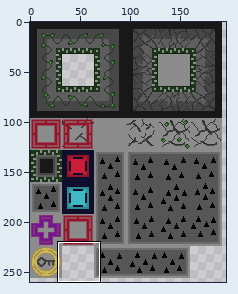
Sprite sheet -- assets/tileset.png. Above, an overview of the earlier version with the close-up marked.
Close-up. Old version:
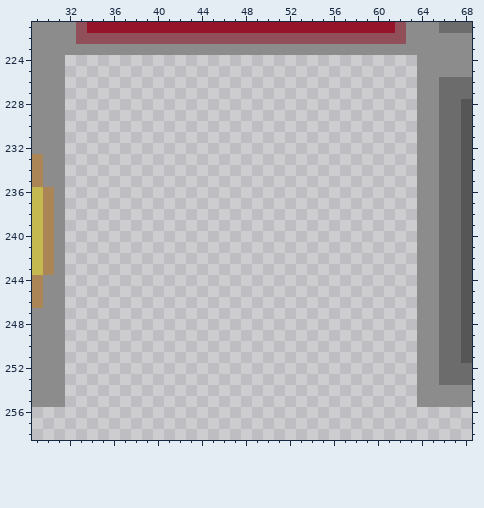
The file is 320x320 pixels. Colours within 5 levels of each other are drawn and written as one. Shown: x 29..68, y 221..258. The wide view leaves out empty margins.
And afterwards:
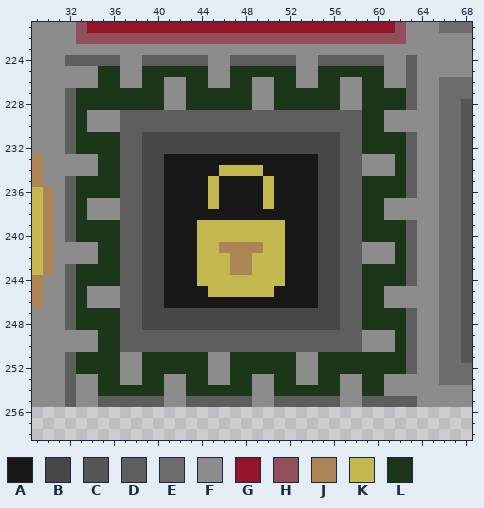
Palette (. is transparent): A #181818  B #484747  C #565656  D #5e5e5e  E #6c6c6c  F #8c8c8c  G #96142a  H #914f5a  J #ab8555  K #c4b850  L #1c3619
What changed:
@@ x 29..68 @@
 223 FFFFFFFFFFFFFFFFFFFFFFFFFFFFFFFFFFFFFFFF
-224 FFF................................FFFFF
-225 FFF................................FFFFF
-226 FFF................................FFEEE
-227 FFF................................FFEEE
-228 FFF................................FFEEC
-229 FFF................................FFEEC
-230 FFF................................FFEEC
-231 FFF................................FFEEC
-232 FFF................................FFEEC
-233 JFF................................FFEEC
-234 JFF................................FFEEC
-235 JFF................................FFEEC
-236 KJF................................FFEEC
-237 KJF................................FFEEC
-238 KJF................................FFEEC
-239 KJF................................FFEEC
-240 KJF................................FFEEC
-241 KJF................................FFEEC
-242 KJF................................FFEEC
-243 KJF................................FFEEC
-244 JFF................................FFEEC
-245 JFF................................FFEEC
-246 JFF................................FFEEC
-247 FFF................................FFEEC
-248 FFF................................FFEEC
-249 FFF................................FFEEC
-250 FFF................................FFEEC
-251 FFF................................FFEEC
-252 FFF................................FFEEE
-253 FFF................................FFEEE
-254 FFF................................FFFFF
-255 FFF................................FFFFF
+224 FFFDDDDDFFDDDDDDFFDDDDDDFFDDDDDDFFDFFFFF
+225 FFFFFFLLFFLLLLLLFFLLLLLLFFLLLLLLFFDFFFFF
+226 FFFFFFLLFFLLFFLLFFLLFFLLFFLLFFLLFFDFFEEE
+227 FFFDLLLLLLLLFFLLLLLLFFLLLLLLFFLLLLDFFEEE
+228 FFFDLLLLLLLLFFLLLLLLFFLLLLLLFFLLLLDFFEEC
+229 FFFDLFFFDDDDDDDDDDDDDDDDDDDDDDLLFFFFFEEC
+230 FFFDLFFFDDDDDDDDDDDDDDDDDDDDDDLLFFFFFEEC
+231 FFFDLLLLDDBBBBBBBBBBBBBBBBBBDDLLLLDFFEEC
+232 FFFDLLLLDDBBBBBBBBBBBBBBBBBBDDLLLLDFFEEC
+233 JFFFFFLLDDBBAAAAAAAAAAAAAABBDDFFFLDFFEEC
+234 JFFFFFLLDDBBAAAAAKKKKAAAAABBDDFFFLDFFEEC
+235 JFFDLLLLDDBBAAAAKAAAAKAAAABBDDLLLLDFFEEC
+236 KJFDLLLLDDBBAAAAKAAAAKAAAABBDDLLLLDFFEEC
+237 KJFDLFFFDDBBAAAAKAAAAKAAAABBDDLLFFFFFEEC
+238 KJFDLFFFDDBBAAAAAAAAAAAAAABBDDLLFFFFFEEC
+239 KJFDLLLLDDBBAAAKKKKKKKKAAABBDDLLLLDFFEEC
+240 KJFDLLLLDDBBAAAKKKKKKKKAAABBDDLLLLDFFEEC
+241 KJFFFFLLDDBBAAAKKJJJJKKAAABBDDFFFLDFFEEC
+242 KJFFFFLLDDBBAAAKKKJJKKKAAABBDDFFFLDFFEEC
+243 KJFDLLLLDDBBAAAKKKJJKKKAAABBDDLLLLDFFEEC
+244 JFFDLLLLDDBBAAAKKKKKKKKAAABBDDLLLLDFFEEC
+245 JFFDLFFFDDBBAAAAKKKKKKAAAABBDDLLFFFFFEEC
+246 JFFDLFFFDDBBAAAAAAAAAAAAAABBDDLLFFFFFEEC
+247 FFFDLLLLDDBBBBBBBBBBBBBBBBBBDDLLLLDFFEEC
+248 FFFDLLLLDDBBBBBBBBBBBBBBBBBBDDLLLLDFFEEC
+249 FFFFFFLLDDDDDDDDDDDDDDDDDDDDDDFFFLDFFEEC
+250 FFFFFFLLDDDDDDDDDDDDDDDDDDDDDDFFFLDFFEEC
+251 FFFDLLLLFFLLLLLLFFLLLLLLFFLLLLLLLLDFFEEC
+252 FFFDLLLLFFLLLLLLFFLLLLLLFFLLLLLLLLDFFEEE
+253 FFFDFFLLFFLLFFLLFFLLFFLLFFLLFFLLFFFFFEEE
+254 FFFDFFLLLLLLFFLLLLLLFFLLLLLLFFLLFFFFFFFF
+255 FFFDFFDDDDDDFFDDDDDDFFDDDDDDFFDDDDDFFFFF
 256 ........................................
Where, in picture pixels (left, top, right, bottom), the same in both close-ups:
added: (65, 55, 417, 407)
